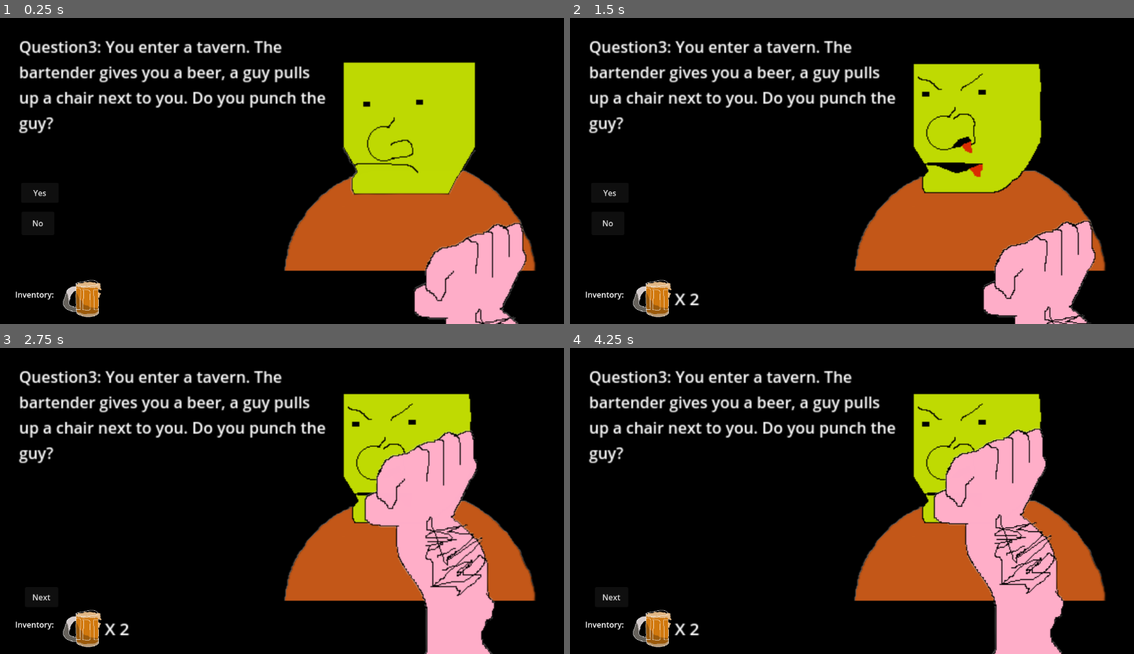
Above: before the commit, frames 1-4 (two rows, left to right).
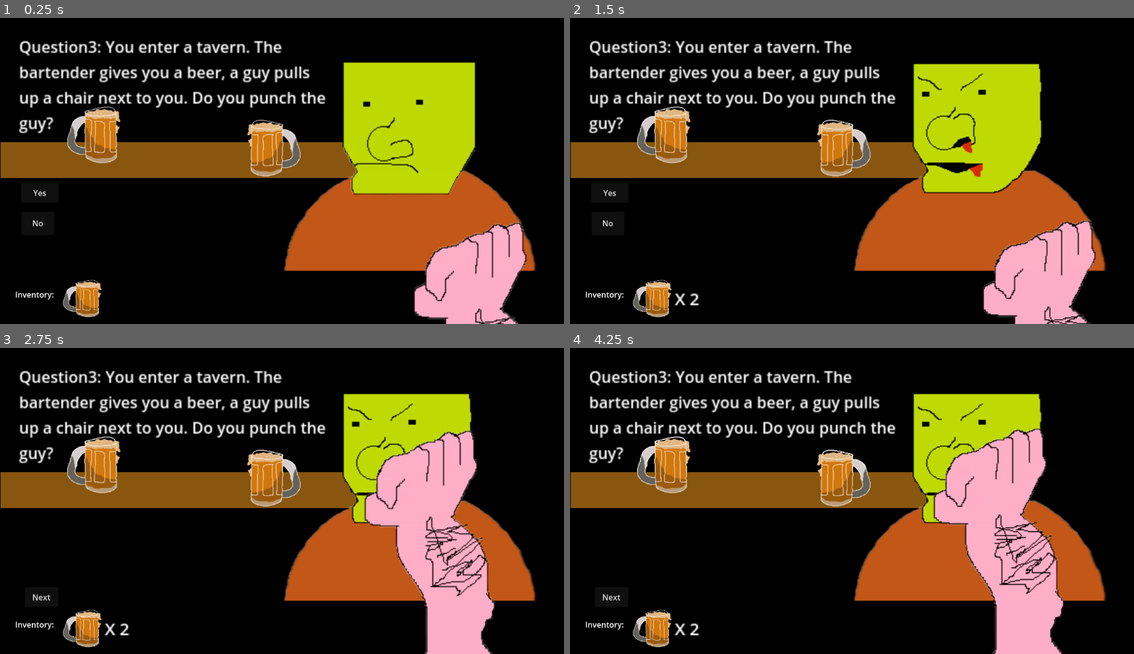
Above: after the commit, the same moments.

Repository: Do-You-Punch-The-Guy-Studios/do-you-punch-the-guy
Game: Godot game, scene res://scenes/the_guy_root_scene.tscn
Same seed, same stepped clock (60 frames per second), same inputs: the game is played once before the commit and once after it.
Inputs:
- Up to frame 1 (0.25 s): no input
- Up to frame 2 (1.5 s): click "Yes" at 0.5 s; click "Next" at 1.25 s
- Up to frame 3 (2.75 s): click "Yes" at 2 s
- Up to frame 4 (4.25 s): click "Next" at 2.75 s; click "Yes" at 3.5 s

The runs differ from the first frame. In frame 1, 8.6% of the frame differs, in the area x 0-64%, y 28-53%; in frame 2, 8.6%; in frame 3, 8.6%; in frame 4, 8.6%.

Commit message:
level 3 bar

Diff:
--- a/scenes/question3.tscn
+++ b/scenes/question3.tscn
@@ -1,3 +1,22 @@
-[gd_scene format=3 uid="uid://css13yeldf4qh"]
+[gd_scene load_steps=3 format=3 uid="uid://css13yeldf4qh"]
+
+[ext_resource type="Texture2D" uid="uid://dn5pkyp0wf1df" path="res://assets/question3/bar.png" id="1_h80gh"]
+[ext_resource type="Texture2D" uid="uid://dxj3gd4mi3h5j" path="res://assets/items/beer.png" id="2_2tru6"]
 
 [node name="Question3" type="Node2D"]
+
+[node name="Bar" type="Sprite2D" parent="."]
+position = Vector2(365, 313)
+scale = Vector2(1.8175, 2.28125)
+texture = ExtResource("1_h80gh")
+
+[node name="Beer" type="Sprite2D" parent="Bar"]
+position = Vector2(-95.460785, -20.821915)
+scale = Vector2(0.5502063, 0.43835613)
+texture = ExtResource("2_2tru6")
+
+[node name="Beer2" type="Sprite2D" parent="Bar"]
+position = Vector2(107.01512, -8.986298)
+scale = Vector2(0.5502063, 0.43835613)
+texture = ExtResource("2_2tru6")
+flip_h = true
--- a/scenes/shared-scenes/player_inventory.gd
+++ b/scenes/shared-scenes/player_inventory.gd
@@ -32,7 +32,6 @@
 	playerInventory.sort()
 	for inventoryItem in playerInventory:
 		itemsObject[inventoryItem].quantity += 1
-	print(itemsObject)
 	for item in itemsObject:
 		if(itemsObject[item].sprite.hidden && itemsObject[item].quantity > 0):
 			itemsObject[item].sprite.show()
--- a/scenes/the_guy_root_scene.tscn
+++ b/scenes/the_guy_root_scene.tscn
@@ -26,30 +26,32 @@
 [node name="theAction" type="Sprite2D" parent="."]
 
 [node name="TheGuyface" type="Sprite2D" parent="theAction"]
-z_index = 1
+z_index = 2
 position = Vector2(836, 249)
 scale = Vector2(2, 2)
 texture = ExtResource("3_dpvq8")
 
 [node name="PunchArm" type="Sprite2D" parent="theAction"]
-z_index = 3
+z_index = 4
 position = Vector2(977, 732)
 scale = Vector2(2, 2)
 texture = ExtResource("4_267bx")
 
 [node name="TheGuyBody" type="Sprite2D" parent="theAction"]
+z_index = 1
 position = Vector2(837, 430)
 scale = Vector2(2, 2)
 texture = ExtResource("2_o84ic")
 
 [node name="PowEffect" type="Sprite2D" parent="theAction"]
 visible = false
-z_index = 2
+z_index = 3
 position = Vector2(910, 292)
 texture = ExtResource("6_267bx")
 
 [node name="TheGuyfacePunched" type="Sprite2D" parent="theAction"]
 visible = false
+z_index = 2
 position = Vector2(845, 249)
 scale = Vector2(2.1323528, 1.9565217)
 texture = ExtResource("7_kir64")
Binary file added: assets/question3/bar.png
Not shown, added: assets/question3/bar.png.import
